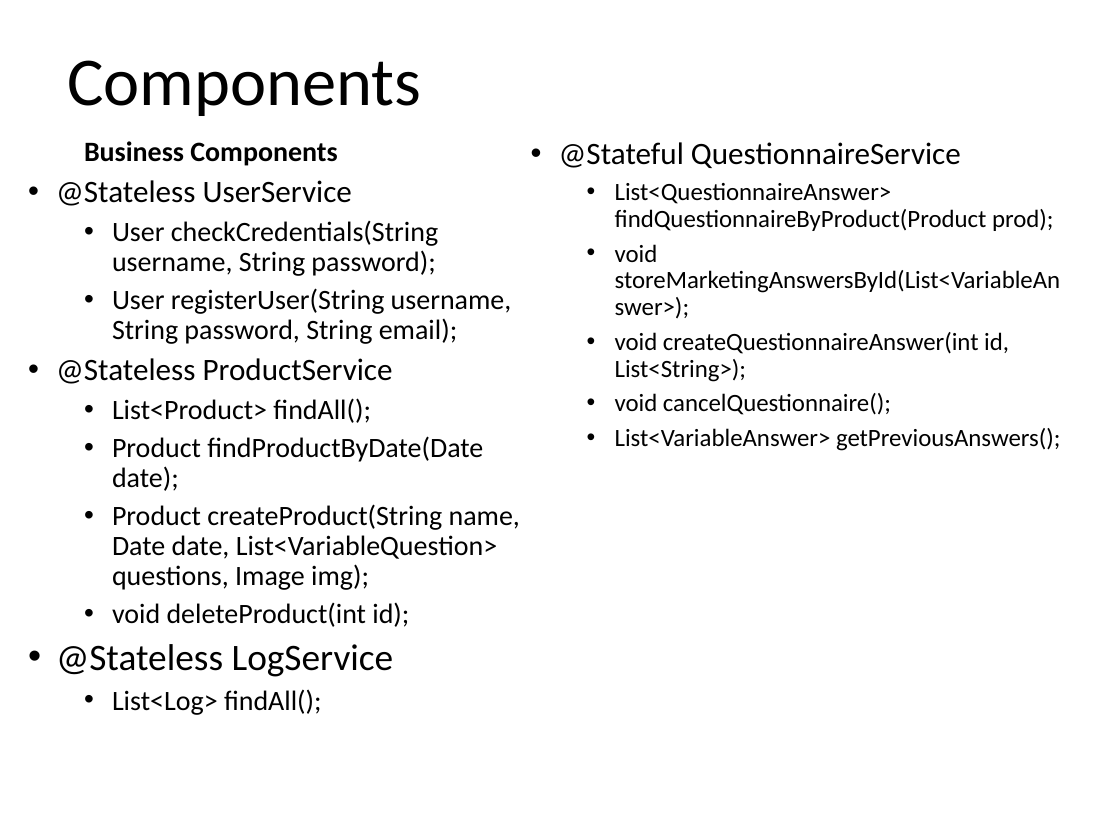
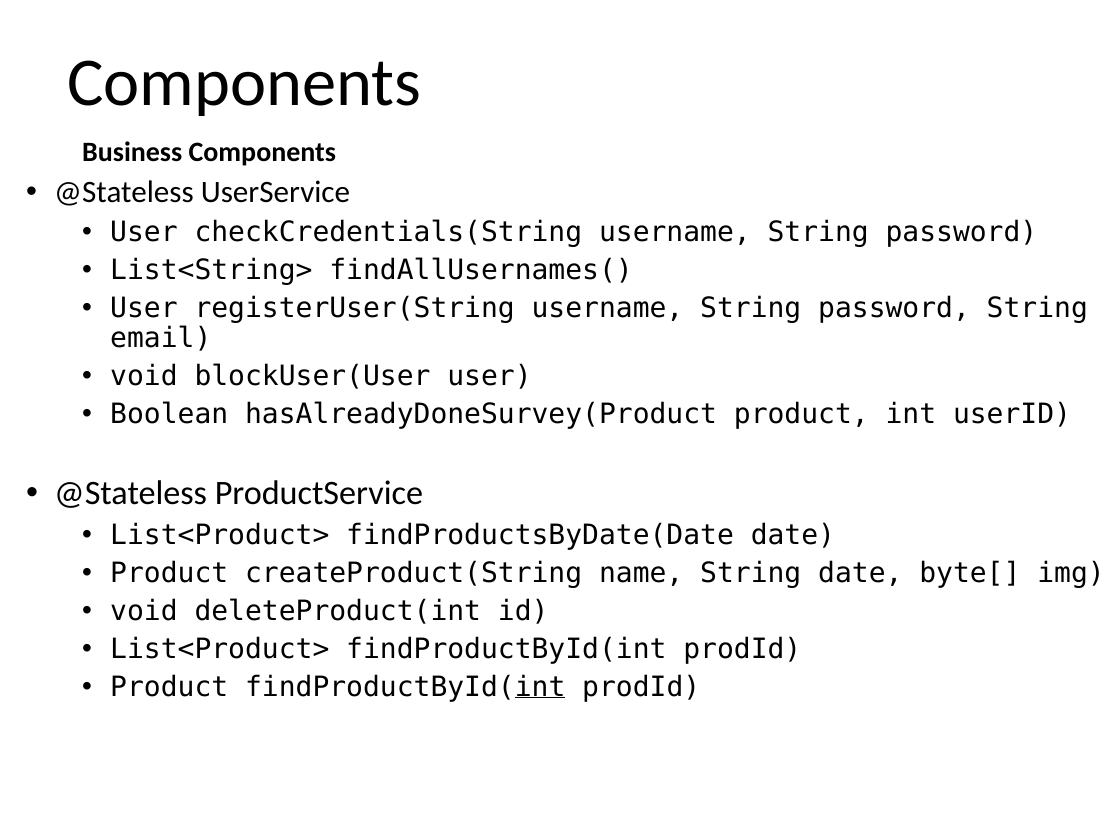
Before and after one commit to riccardo-nannini/Gamified-Marketing-Application, a slide deck: slide 17 of DD.pptx (slide 19 before the commit). Drawn at 1120x840 pixels with LibreOffice and Linux fonts; fonts in the diff are those of the drawing. Boxes give left, top, right and bottom in pixels: in the first picture for what was removed or moved away, otherwise in the second. Text is boxed around its words. In the diff, an @@ line names an element or a change of style, - is before the commit and + after.

```diff
--- a/DD.pptx
+++ b/DD.pptx
@@ text removed at [559,142,1061,451] @@
-  • @Stateful QuestionnaireService
-    • List<QuestionnaireAnswer> findQuestionnaireByProduct(Product prod);
-    • void storeMarketingAnswersById(List<VariableAnswer>);
-    • void createQuestionnaireAnswer(int id, List<String>);
-    • void cancelQuestionnaire();
-    • List<VariableAnswer> getPreviousAnswers();
@@ text at [110,219,1088,429]: text changed; font Calibri to DejaVu Sans Mono @@
-    • User checkCredentials(String username, String password);
-    • User registerUser(String username, String password, String email);
+    • User checkCredentials(String username, String password)
+    • List<String> findAllUsernames()
+    • User registerUser(String username, String password, String email)
+    • void blockUser(User user)
+    • Boolean hasAlreadyDoneSurvey(Product product, int userID)
@@ text at [54,480,423,508]: size 20 to 22 pt in "@Stateless ProductService" @@
@@ text at [110,522,1104,702]: text changed; font Calibri to DejaVu Sans Mono @@
-    • List<Product> findAll();
-    • Product findProductByDate(Date date);
-    • Product createProduct(String name, Date date, List<VariableQuestion> questions, Image img);
-    • void deleteProduct(int id);
-  • @Stateless LogService
-    • List<Log> findAll();
+    • List<Product> findProductsByDate(Date date)
+    • Product createProduct(String name, String date, byte[] img)
+    • void deleteProduct(int id)
+    • List<Product> findProductById(int prodId)
+    • Product findProductById(int prodId)
```
Also in this commit, not shown: 7 other slides changed, 4 slides added, 2 slides removed, 14 other files.
